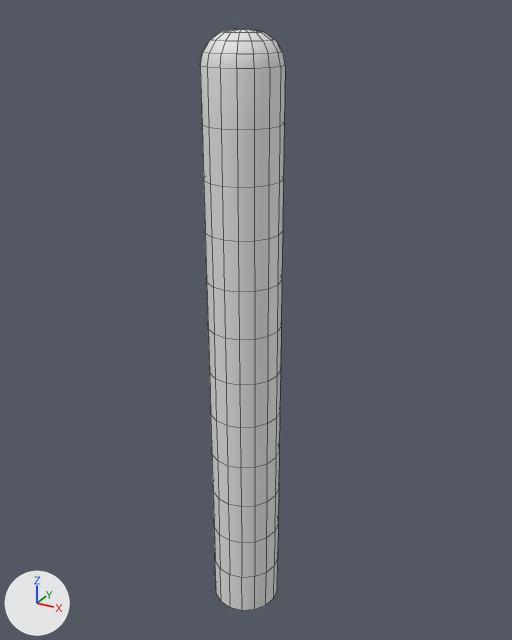
Renders of the Blender file Import/WorkScene/BD_BlenderSceneLUDO.blend from each side of a commit.
Rendered twice from a 50 mm camera at (2.62, -4.58, 5.13) aimed at (0.03, 0.14, 2.77). The axes (+X, +Y, +Z) are drawn at lower left. The lights are the same throughout. Mesh edges are drawn as thin lines. The same objects are shown in both versions, whatever each file hides.

In view in the first picture: 'SM_Public_FN'.
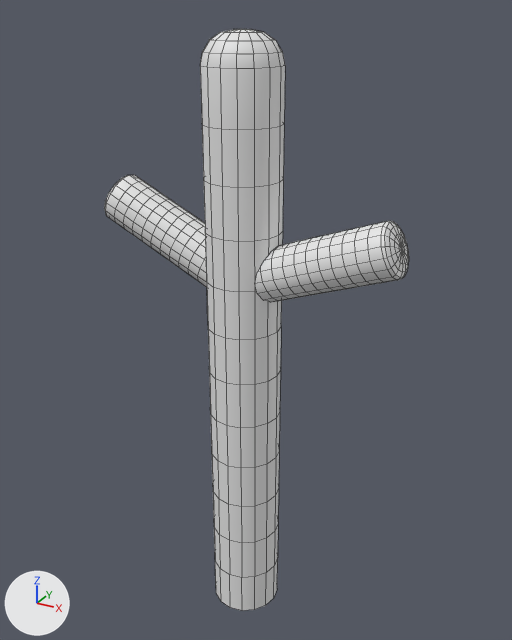
Boxes (x1, y1, x2, y2) around the edits, measured in the pictures (512 x 640 px):
```json
{"object": "SM_Public_FN", "change": "reshaped", "before": [200, 29, 285, 611], "after": [104, 29, 409, 611], "on screen": "256% wider"}
{"part": 1, "of": "me_cylinder_010", "change": "built on", "before": [205, 231, 283, 340], "after": [104, 175, 409, 340]}
```

The change, as JSON lines over the scene's bpy script:
```json
{"block": "me_cylinder_010", "where": "# used by ob_sm_public_fn; location = (0.0, 0.0, 0.0)"}
{"op": "remove", "block": "me_cylinder_010", "code": "me_cylinder_010.from_pydata(...)  # 273 vertices, 272 faces; spans x -0.3..0.3, y -0.3..0.3, z 0.0..5.0"}
{"op": "add", "block": "me_cylinder_010", "code": "me_cylinder_010.from_pydata(...)  # 786 vertices, 774 faces; spans x -1.26..1.29, y -0.3..0.3, z 0.0..5.0"}
{"block": "me_cylinder_010", "change": "me_cylinder_010 part 1: 6 vertices removed from x -0.3..0.3, y -0.11..0.11, z 3.18; 519 vertices added at x -1.26..1.29, y -0.21..0.21, z 3.05..3.88"}
```
